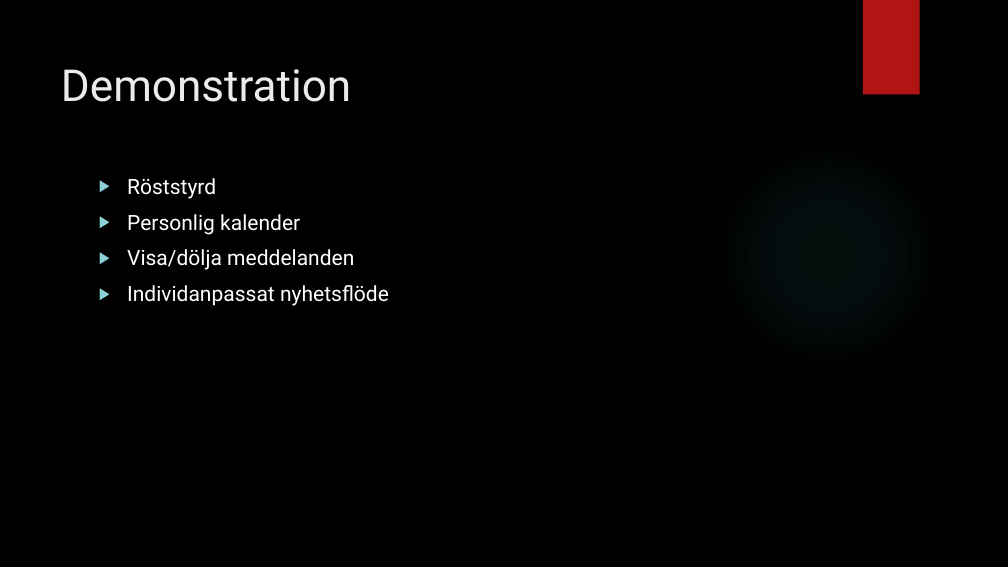
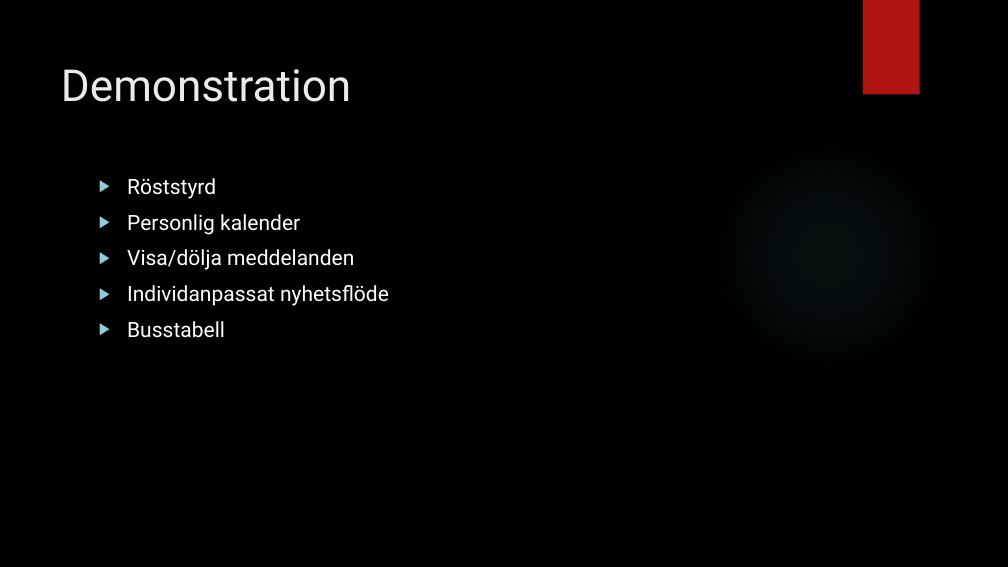
Before and after one commit to hamadaio/magic-mirror-project, a slide deck: slide 7 of pitch_group_mirror.pptx (slide 3 before the commit). Drawn at 1008x567 pixels with LibreOffice and Linux fonts; fonts in the diff are those of the drawing; background and template pictures are left out. Boxes give left, top, right and bottom in pixels: in the first picture for what was removed or moved away, otherwise in the second. Text is boxed around its words. In the diff, an @@ line names an element or a change of style, - is before the commit and + after.

```diff
--- a/pitch_group_mirror.pptx
+++ b/pitch_group_mirror.pptx
@@ text at [127,321,225,338]: paragraph added @@
+▶ Busstabell
```
Also in this commit, not shown: 2 other slides changed, 6 slides added, 1 other file.
